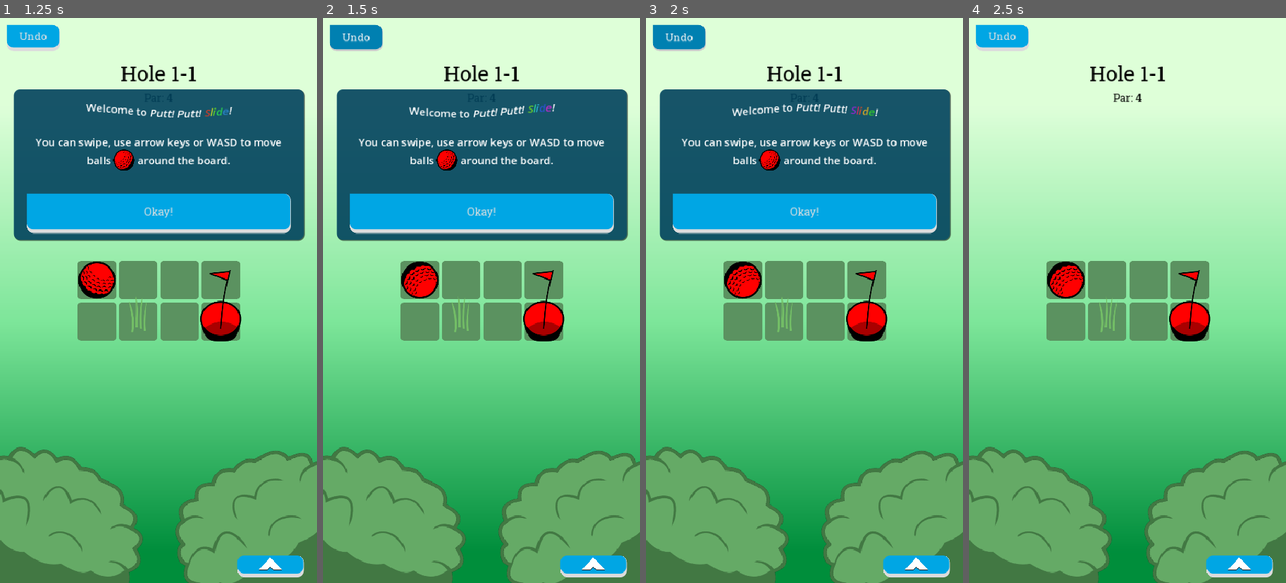
Above: before the commit, frames 1-4 (left to right).
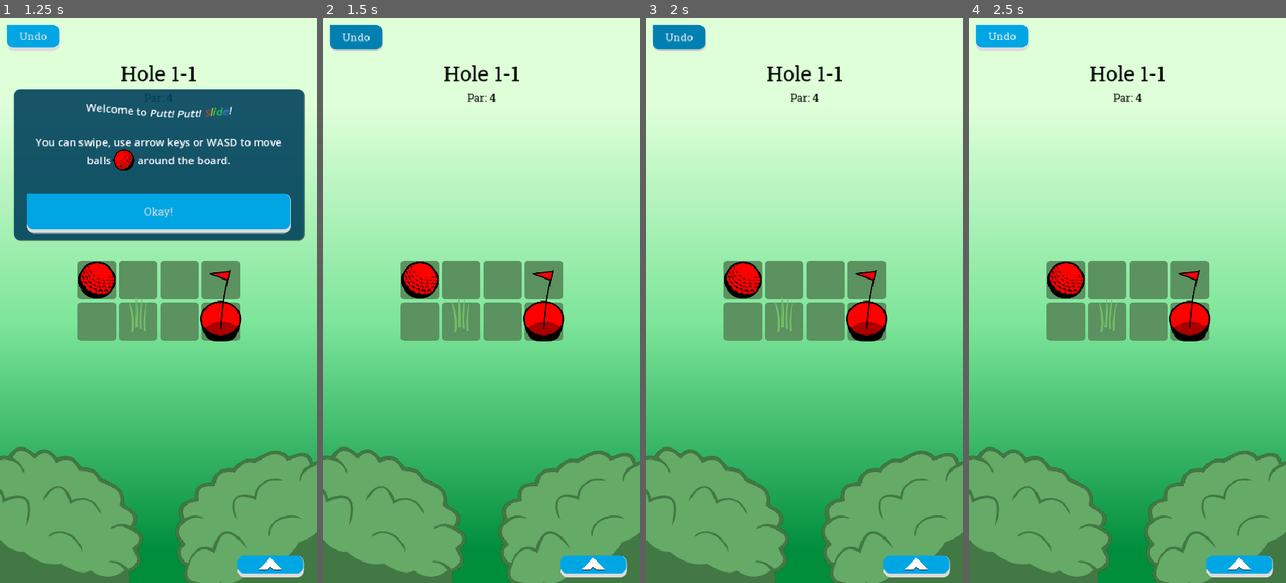
Above: after the commit, the same moments.

Repository: twincannon/GemSlide
Game: Godot game, scene res://scenes/splash_screen.tscn
Two runs of this game, one before a commit and one after it. Both use one fixed random seed, a clock stepped at 60 frames per second and the inputs below. Sound files missing from this copy of the repository are replaced by a short silence.
Inputs (mouse positions are in pixels of both pictures, inside the frame that each line leads up to):
- Up to frame 1 (1.25 s): click (82, 260) at 0.5 s
- Up to frame 2 (1.5 s): click "Undo" at 1.25 s
- Up to frame 3 (2 s): no input
- Up to frame 4 (2.5 s): click (1127, 215) at 2 s, where only the run before the commit has a clickable "Okay!"

Frame 1 is identical in both runs. In frame 2, 25% of the frame differs, in the area x 4-97%, y 12-50%; in frame 3, 25%; in frame 4, 0.3%.

Commit message:
Undo system bug fixing

Diff:
--- a/scripts/entities/entity.gd
+++ b/scripts/entities/entity.gd
@@ -175,3 +175,9 @@
 func get_properties() -> Dictionary:
 	var dict = {"moves":moves, "stuck":stuck}
 	return dict
+
+func apply_properties(properties:Dictionary):
+	if properties.has("moves"):
+		moves = properties["moves"]
+	if properties.has("stuck"):
+		stuck = properties["stuck"]
--- a/scripts/entities/gem.gd
+++ b/scripts/entities/gem.gd
@@ -111,6 +111,18 @@
 	dict["gem_in_goal"] = gem_in_goal
 	return dict
 
+func apply_properties(properties:Dictionary):
+	super(properties)
+	if properties.has("gem_in_goal"):
+		gem_in_goal = properties["gem_in_goal"]
+	if gem_in_goal:
+		gem_goal_anim_done = true
+		entity_sprite.scale *= 0.66
+		entity_sprite.modulate.r *= 0.5
+		entity_sprite.modulate.g *= 0.5
+		entity_sprite.modulate.b *= 0.5
+		entity_sprite.z_index -= 10
+
 #func on_number_squished():
 #	$GemSprite.z_index += 1
 #	death_tween = create_tween().set_parallel(true)
--- a/scripts/entities/goal.gd
+++ b/scripts/entities/goal.gd
@@ -53,3 +53,13 @@
 	var dict = super()
 	dict["filled"] = filled
 	return dict
+
+func apply_properties(properties:Dictionary):
+	super(properties)
+	if properties.has("filled"):
+		filled = properties["filled"]
+		if filled:
+			%FlagSprite.visible = false
+			entity_sprite.modulate.r *= 0.5
+			entity_sprite.modulate.g *= 0.5
+			entity_sprite.modulate.b *= 0.5
--- a/scripts/entities/pressure_plate.gd
+++ b/scripts/entities/pressure_plate.gd
@@ -21,3 +21,10 @@
 	var dict = super()
 	dict["pressed"] = pressed
 	return dict
+
+func apply_properties(properties:Dictionary):
+	super(properties)
+	if properties.has("pressed"):
+		pressed = properties["pressed"]
+		if pressed:
+			$Sprite.texture = icon_pressed
--- a/scripts/entities/sand_trap.gd
+++ b/scripts/entities/sand_trap.gd
@@ -33,3 +33,20 @@
 	dict["moves_to_escape"] = moves_to_escape
 	dict["fill_visible"] = $Fill.visible #Maybe this is unnecessary: if moves_to_escape is 0, the fill is not visible
 	return dict
+
+func apply_properties(properties:Dictionary):
+	super(properties)
+	if properties.has("moves_to_escape"):
+		moves_to_escape = properties["moves_to_escape"]
+	if properties.has("fill_visible"):
+		$Fill.visible = properties["fill_visible"]
+
+func reconnect_to_stuck_entities():
+	# Find entities that are stuck and should be connected to this sand trap
+	var game = Globals.get_game_node()
+	if game:
+		for entity in game.entities:
+			if entity.stuck and entity.grid_pos == grid_pos:
+				# Reconnect the signal
+				if !entity.on_entity_pre_move.is_connected(pre_move):
+					entity.on_entity_pre_move.connect(pre_move)
--- a/scripts/game.gd
+++ b/scripts/game.gd
@@ -106,7 +106,6 @@
 	for e in entities:
 		e._initialize_entity(self)
 	on_viewport_changed()
-	undo_manager.push_game_state()
 
 func add_entity_to_grid(entity:Entity, grid_pos:Vector2i):
 	$GridAnchor.add_child(entity)
@@ -161,6 +160,9 @@
 	for e in entities_to_remove:
 		entities.erase(e)
 	entities_to_remove.clear()
+
+	if !check_goals_and_winnable()[1]:
+		return
 
 	if !move_cooldown_timer.is_stopped(): return
 	var all_goals_filled = true
@@ -240,6 +242,8 @@
 func move_entities(dir:Vector2i):
 	move_queue_timer.stop()
 
+	undo_manager.push_game_state()
+
 	var did_any_entity_move = false
 
 	for i in entities:
@@ -265,7 +269,8 @@
 		for e in entities:
 			if e.moving:
 				e.on_movement_done.connect(check_for_last_movement)
-		undo_manager.push_game_state()
+	else:
+		undo_manager.remove_newest_game_state() #Pop the added gamestate.
 
 func check_for_last_movement(entity:Entity):
 	entity.on_movement_done.disconnect(check_for_last_movement)
@@ -282,6 +287,9 @@
 
 func increment_moves():
 	moves += 1
+	update_moves_text()
+
+func update_moves_text():
 	%MovesLabel.text = "Moves: " + str(moves)
 
 func on_gem_goal_anim_finished():
@@ -342,6 +350,19 @@
 	if game_state == GameState.END:
 		return # Prevent stuff like water hazards triggering a second check_goal() call after winning
 
+	var goals_win_state_array = check_goals_and_winnable()
+	var all_goals_filled = goals_win_state_array[0]
+	var can_win = goals_win_state_array[1]
+
+	if all_goals_filled:
+		game_state = GameState.END
+		#print("all goals filled @ " + Time.get_time_string_from_system())
+		save_game()
+		do_par_moves_anim()
+	elif !can_win:
+		on_game_over(false)
+
+func check_goals_and_winnable():
 	var goal_dict = { "Red":0, "Green":0, "Blue":0 }
 	var gem_dict = { "Red":0, "Green":0, "Blue":0  }
 	var all_goals_filled = true
@@ -368,14 +389,7 @@
 					gem_dict["Blue"] += 1
 
 	var can_win = gem_dict["Red"] >= goal_dict["Red"] and gem_dict["Green"] >= goal_dict["Green"] and gem_dict["Blue"] >= goal_dict["Blue"]
-
-	if all_goals_filled:
-		game_state = GameState.END
-		#print("all goals filled @ " + Time.get_time_string_from_system())
-		save_game()
-		do_par_moves_anim()
-	elif !can_win:
-		on_game_over(false)
+	return [all_goals_filled, can_win]
 
 func save_game():
 	if Globals.current_level_data:
@@ -480,4 +494,10 @@
 
 
 func _on_undo_button_pressed() -> void:
+	# instead of this it should check gameover
+	# but more importantly we need to pause the instant the gamestate becomes unwinnable
+	set_game_paused(false)
+	game_state = GameState.PLAYING
+	%ResultContainer.visible = false
+	%TutorialContainer.visible = false
 	undo_manager.pop_game_state()
--- a/scripts/undo/undo_game_state.gd
+++ b/scripts/undo/undo_game_state.gd
@@ -2,4 +2,5 @@
 extends Node
 
 var moves_count:int
+var moves_array:Array[Vector2i]
 var entity_states:Array[UndoEntityState]
--- a/scripts/undo/undo_manager.gd
+++ b/scripts/undo/undo_manager.gd
@@ -8,6 +8,8 @@
 	print("pushing new gamestate")
 	var new_game_state := UndoGameState.new()
 	new_game_state.moves_count = game.moves
+	new_game_state.moves_array = game.moves_array.duplicate()
+	#new_game_state.game_state = game.game_state
 
 	for e in game.entities:
 		if e in game.entities_to_remove:
@@ -16,22 +18,27 @@
 		ent_state.entity_id = e.entity_id
 		ent_state.entity_type = e.entity_type
 		ent_state.grid_pos = e.grid_pos
-		print(Globals.EntityType.keys()[e.entity_type]) #make sure this actually returns "Teleporter" etc
+		#print(Globals.EntityType.keys()[e.entity_type]) #make sure this actually returns "Teleporter" etc
 		ent_state.properties = e.get_properties()
 		new_game_state.entity_states.append(ent_state)
 
 	game_states.append(new_game_state)
-	pass
 
 func pop_game_state():
 	if game_states.size() <= 0:
 		return
 	print("Popping gamestate")
+
 	for e in game.entities:
 		e.queue_free()
 	game.entities.clear()
+
 	if game_states.size() > 0:
 		var state = game_states.pop_back()
+
+		game.moves = state.moves_count
+		game.moves_array = state.moves_array.duplicate()
+
 		for ent_state in state.entity_states:
 			var icon_inst = game.entity_icon_scene.instantiate()
 			if icon_inst:
@@ -39,4 +46,22 @@
 				icon_inst.set_entity_id(ent_state.entity_id)
 				var new_ent = icon_inst.get_entity()
 				if new_ent:
+					new_ent.entity_type = ent_state.entity_type
+					new_ent.entity_id = ent_state.entity_id
 					game.add_entity_to_grid(new_ent, ent_state.grid_pos)
+					new_ent.apply_properties(ent_state.properties)
+
+		# Initialize all entities - do we need this ...?
+		for e in game.entities:
+			e._initialize_entity(game)
+
+		# Reconnect sand trap signals after all entities are initialized
+		for e in game.entities:
+			if e is SandTrap:
+				e.reconnect_to_stuck_entities()
+
+		game.update_moves_text()
+
+func remove_newest_game_state():
+	print("undoing gamestate add")
+	game_states.pop_back()
